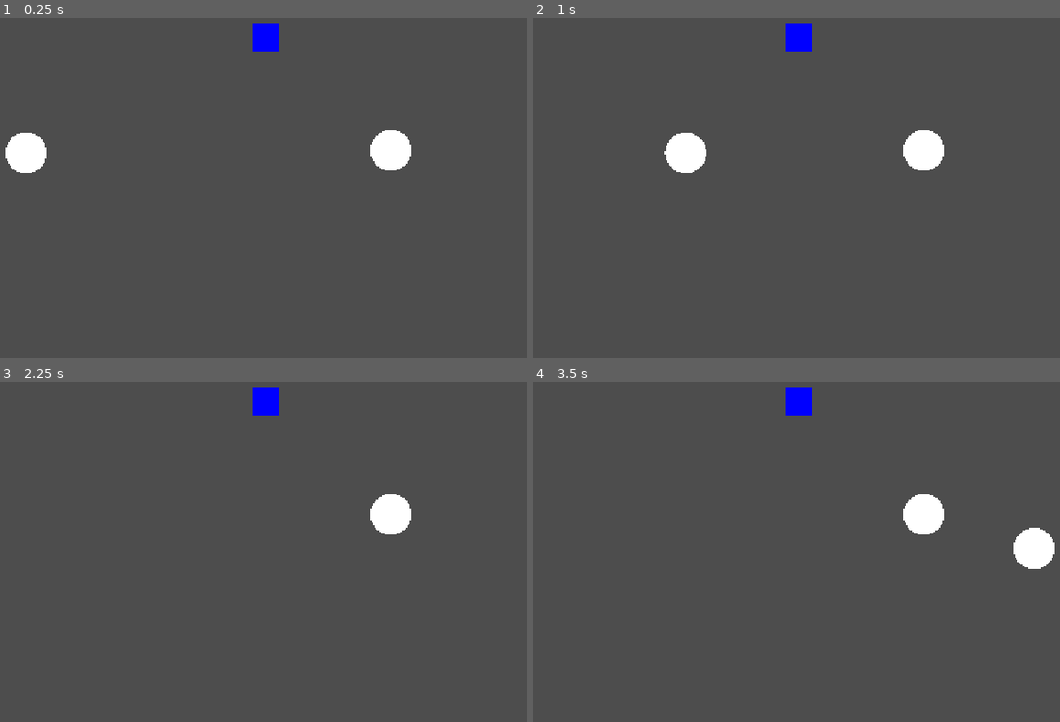
Above: before the commit, frames 1-4 (two rows, left to right).
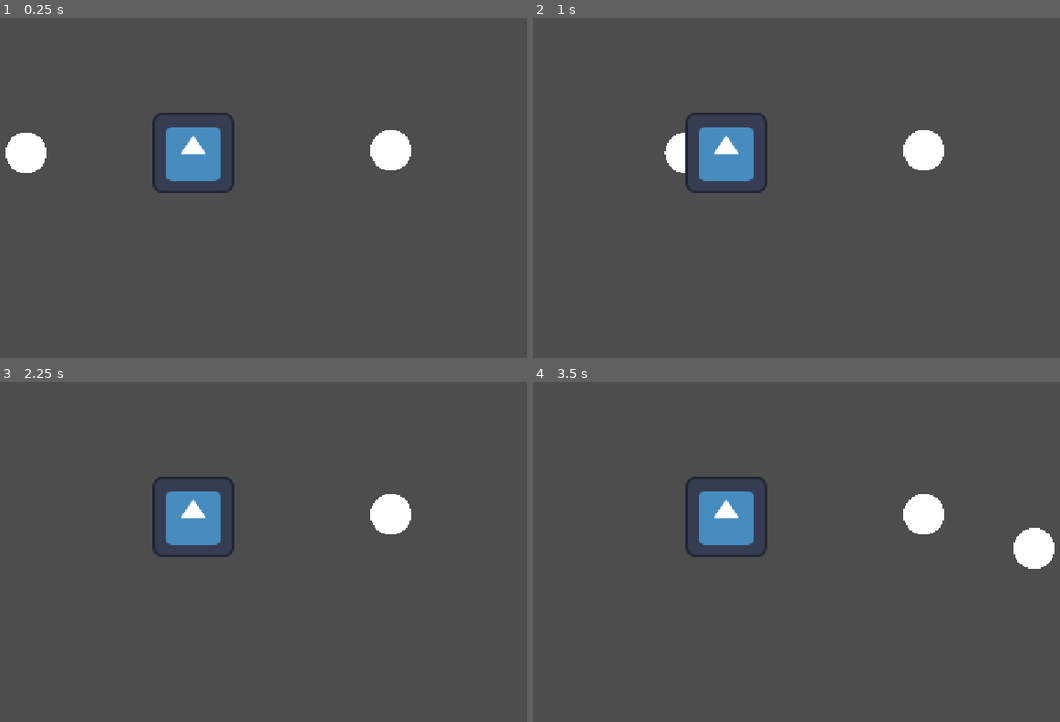
Above: after the commit, the same moments.

Repository: d5n6h2/WholesomeCookingGameCSE3020
Game: Godot game, scene res://scenes/game.tscn
Same seed, same stepped clock (60 frames per second), same inputs: the game is played once before the commit and once after it. The engine's default icon, where the game draws it, is replaced by a stand-in: a white triangle on a blue panel in a dark square.
Inputs:
- Up to frame 1 (0.25 s): no input
- Up to frame 2 (1 s): tap Enter at 0.5 s; hold F (actor_one_right) from 0.53 s (still down); hold W (actor_one_interact) from 0.53 s (still down)
- Up to frame 3 (2.25 s): release F (actor_one_right) at 1.28 s; release W (actor_one_interact) at 1.28 s; hold D (actor_one_down) 1.28-2.03 s; tap Shift (actor_two_interact) at 1.35 s; hold F (actor_one_right) from 2.03 s (still down); hold W (actor_one_interact) from 2.03 s (still down)
- Up to frame 4 (3.5 s): tap Space at 2.75 s; release F (actor_one_right) at 2.78 s; release W (actor_one_interact) at 2.78 s; hold E (actor_one_up) from 2.78 s (still down); tap Shift (actor_two_interact) at 2.85 s

The runs differ from the first frame. In frame 1, 2.5% of the frame differs, in the area x 28-53%, y 1-52%; in frame 2, 2.7%; in frame 3, 2.5%; in frame 4, 2.5%.

Commit message:
basic pizza oven and pizza resource created
can test appliance_test_scene

Diff:
--- /dev/null
+++ b/whole-cooking-game/scenes/appliance_test_scene.tscn
@@ -0,0 +1,84 @@
+[gd_scene format=3 uid="uid://csmxokxboclel"]
+
+[ext_resource type="Script" uid="uid://ihxhwux6mqd6" path="res://scripts/actor.gd" id="1_dvlnj"]
+[ext_resource type="Script" uid="uid://c87r5bubkdt3c" path="res://scripts/actor_movement.gd" id="2_654e1"]
+[ext_resource type="PackedScene" uid="uid://bgtmmv8eby8n4" path="res://scenes/interaction_component.tscn" id="3_38jj7"]
+[ext_resource type="Script" uid="uid://uhg30cvkkdwt" path="res://scripts/pizza_oven.gd" id="4_38jj7"]
+[ext_resource type="Resource" uid="uid://b5v3i07lhaoxg" path="res://scripts/resources/items/pizza.tres" id="5_15cjn"]
+[ext_resource type="PackedScene" uid="uid://b2sovplcg6xa4" path="res://scenes/interactable.tscn" id="5_v2yb4"]
+[ext_resource type="Texture2D" uid="uid://cmqoeykvkt6ti" path="res://icon.svg" id="6_v2yb4"]
+
+[sub_resource type="SphereMesh" id="SphereMesh_bleyb"]
+radius = 32.5
+height = 65.0
+
+[sub_resource type="CircleShape2D" id="CircleShape2D_v4q6e"]
+radius = 33.01515
+
+[sub_resource type="RectangleShape2D" id="RectangleShape2D_40ut7"]
+size = Vector2(127, 126)
+
+[sub_resource type="CircleShape2D" id="CircleShape2D_40ut7"]
+radius = 109.004585
+
+[node name="PlayerMovementTestScene" type="Node2D" unique_id=1909120556]
+
+[node name="ActorOne" type="Node2D" parent="." unique_id=1101958769 node_paths=PackedStringArray("character_body", "interaction_component")]
+script = ExtResource("1_dvlnj")
+character_body = NodePath("ActorMovement")
+interaction_component = NodePath("ActorMovement/InteractionComponent")
+metadata/_custom_type_script = "uid://ihxhwux6mqd6"
+
+[node name="ActorMovement" type="CharacterBody2D" parent="ActorOne" unique_id=135722501]
+position = Vector2(-264, 0)
+script = ExtResource("2_654e1")
+metadata/_custom_type_script = "uid://c87r5bubkdt3c"
+
+[node name="InteractionComponent" parent="ActorOne/ActorMovement" unique_id=579036710 instance=ExtResource("3_38jj7")]
+
+[node name="MeshInstance2D" type="MeshInstance2D" parent="ActorOne/ActorMovement" unique_id=1350964229]
+mesh = SubResource("SphereMesh_bleyb")
+
+[node name="CollisionShape2D" type="CollisionShape2D" parent="ActorOne/ActorMovement" unique_id=2042906602]
+shape = SubResource("CircleShape2D_v4q6e")
+
+[node name="ActorTwo" type="Node2D" parent="." unique_id=1643284868 node_paths=PackedStringArray("character_body", "interaction_component")]
+script = ExtResource("1_dvlnj")
+character_body = NodePath("ActorMovement")
+interaction_component = NodePath("ActorMovement/InteractionComponent")
+metadata/_custom_type_script = "uid://ihxhwux6mqd6"
+
+[node name="ActorMovement" type="CharacterBody2D" parent="ActorTwo" unique_id=962118497]
+position = Vector2(312, -4)
+script = ExtResource("2_654e1")
+metadata/_custom_type_script = "uid://c87r5bubkdt3c"
+
+[node name="InteractionComponent" parent="ActorTwo/ActorMovement" unique_id=1510513139 instance=ExtResource("3_38jj7")]
+
+[node name="MeshInstance2D" type="MeshInstance2D" parent="ActorTwo/ActorMovement" unique_id=898966488]
+mesh = SubResource("SphereMesh_bleyb")
+
+[node name="CollisionShape2D" type="CollisionShape2D" parent="ActorTwo/ActorMovement" unique_id=1202632321]
+shape = SubResource("CircleShape2D_v4q6e")
+
+[node name="Camera2D" type="Camera2D" parent="." unique_id=1792273983]
+
+[node name="PizzaOven" type="Node2D" parent="." unique_id=1521459054 node_paths=PackedStringArray("interactable")]
+script = ExtResource("4_38jj7")
+interactable = NodePath("Interactable")
+pizza = ExtResource("5_15cjn")
+
+[node name="Sprite2D" type="Sprite2D" parent="PizzaOven" unique_id=493413259]
+texture = ExtResource("6_v2yb4")
+
+[node name="Area2D" type="Area2D" parent="PizzaOven" unique_id=1209424869]
+
+[node name="CollisionShape2D" type="CollisionShape2D" parent="PizzaOven/Area2D" unique_id=862783001]
+position = Vector2(-0.5, -1)
+shape = SubResource("RectangleShape2D_40ut7")
+
+[node name="Interactable" parent="PizzaOven" unique_id=658982105 instance=ExtResource("5_v2yb4")]
+
+[node name="CollisionShape2D" type="CollisionShape2D" parent="PizzaOven/Interactable" unique_id=1359522913]
+shape = SubResource("CircleShape2D_40ut7")
+debug_color = Color(0, 0.09411765, 0.69803923, 0.41960785)
--- a/whole-cooking-game/scripts/game_controller.gd
+++ b/whole-cooking-game/scripts/game_controller.gd
@@ -8,7 +8,7 @@
 
 func _ready() -> void:
 	initialize_scene_controller()
-	scene_controller.change_world_2d_scene("uid://c4nq8144xatta") # uid of player_movement_test_scene
+	scene_controller.change_world_2d_scene("uid://csmxokxboclel") # uid of appliance test scene
 	# we don't have a signal bus for the actors and the input controller to communicate
 	# so for now, just gonna hardcode and set it as task
 	var actors = get_tree().get_nodes_in_group("actor")
--- /dev/null
+++ b/whole-cooking-game/scripts/item.gd
@@ -0,0 +1,5 @@
+extends Resource
+class_name Item
+
+
+@export var item_name: String
--- /dev/null
+++ b/whole-cooking-game/scripts/pizza_oven.gd
@@ -0,0 +1,15 @@
+extends Node2D
+
+
+@export var interactable: Interactable
+@export var pizza: Item
+
+
+func _ready() -> void:
+	interactable.interact = _on_interact
+
+
+func _on_interact() -> void:
+	if interactable.is_interactable:
+		##interactable.is_interactable = false
+		print(pizza.item_name)
--- /dev/null
+++ b/whole-cooking-game/scripts/resources/items/pizza.tres
@@ -0,0 +1,8 @@
+[gd_resource type="Resource" script_class="Item" format=3 uid="uid://b5v3i07lhaoxg"]
+
+[ext_resource type="Script" uid="uid://bo7vccgnwa3vo" path="res://scripts/item.gd" id="1_43xox"]
+
+[resource]
+script = ExtResource("1_43xox")
+item_name = "Pizza"
+metadata/_custom_type_script = "uid://bo7vccgnwa3vo"
Not shown, added: whole-cooking-game/scripts/item.gd.uid
Not shown, added: whole-cooking-game/scripts/pizza_oven.gd.uid
